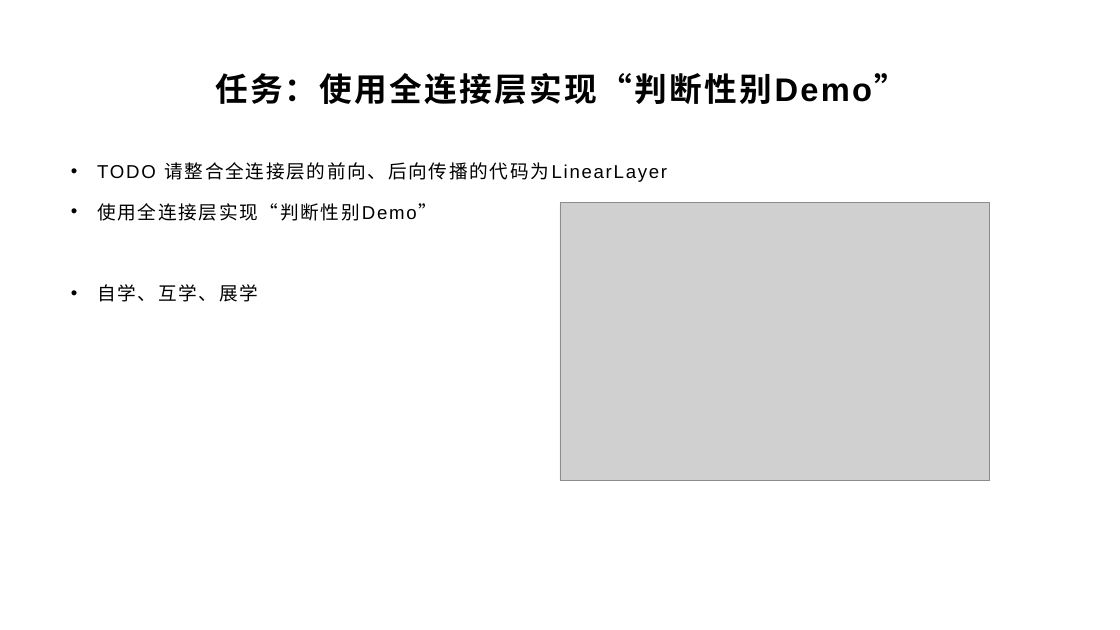
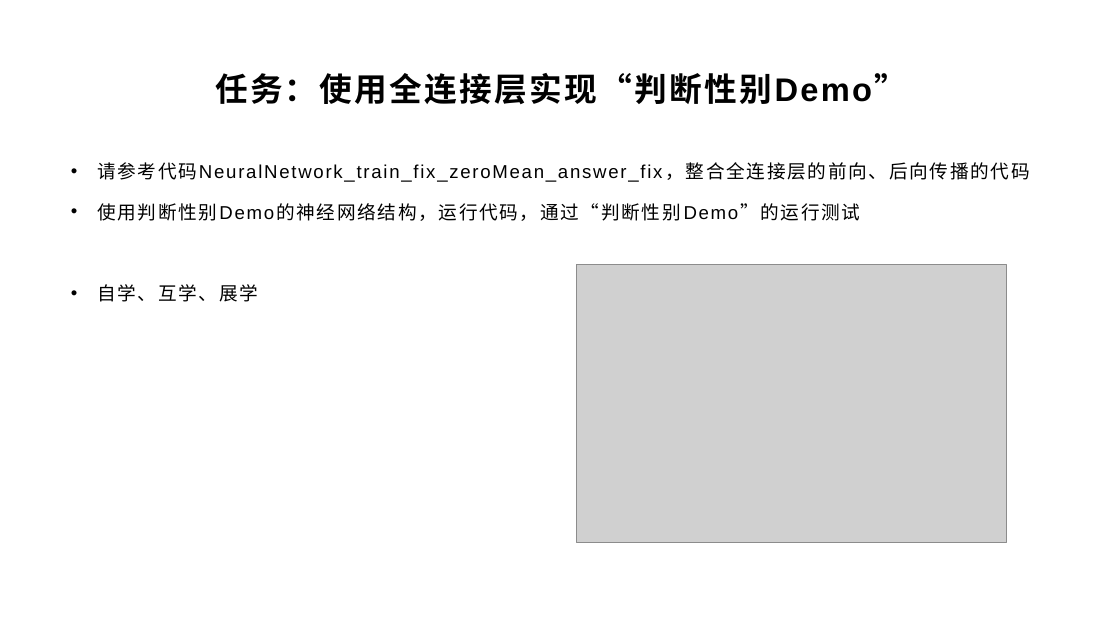
Before and after one commit to yyc-git/DeepLearningEdu, a slide deck: slide 27 of lessons/3_derivation_3/ppt/全连接层的前向和后向传播推导（下）.pptx. Drawn at 1120x630 pixels with LibreOffice and Linux fonts; fonts in the diff are those of the drawing; grey boxes stand for pictures; background and template pictures are left out. Boxes give left, top, right and bottom in pixels: in the first picture for what was removed or moved away, otherwise in the second. Text is boxed around its words. In the diff, an @@ line names an element or a change of style, - is before the commit and + after.

```diff
--- a/lessons/3_derivation_3/ppt/全连接层的前向和后向传播推导（下）.pptx
+++ b/lessons/3_derivation_3/ppt/全连接层的前向和后向传播推导（下）.pptx
@@ text at [97, 162, 1030, 221]: text changed @@
-• TODO 请整合全连接层的前向、后向传播的代码为LinearLayer
-• 使用全连接层实现“判断性别Demo”
+• 请参考代码NeuralNetwork_train_fix_zeroMean_answer_fix，整合全连接层的前向、后向传播的代码
+• 使用判断性别Demo的神经网络结构，运行代码，通过“判断性别Demo”的运行测试
@@ picture: place and size @@
-picture at [560, 202, 991, 481]
+picture at [576, 265, 1007, 543]
```
Also in this commit, not shown: 2 other slides changed.
